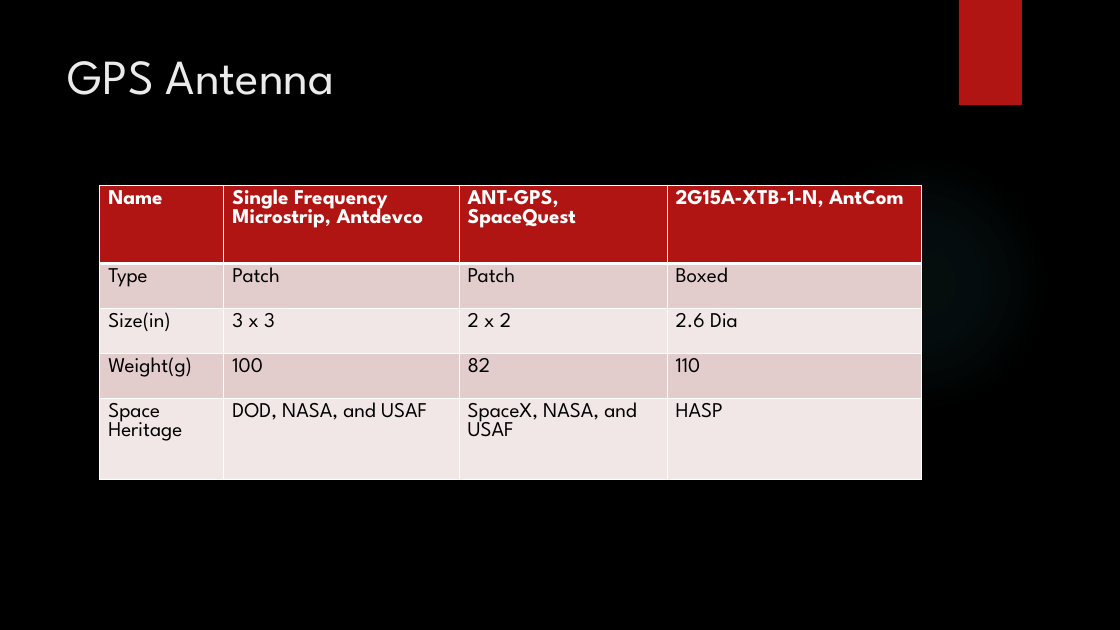
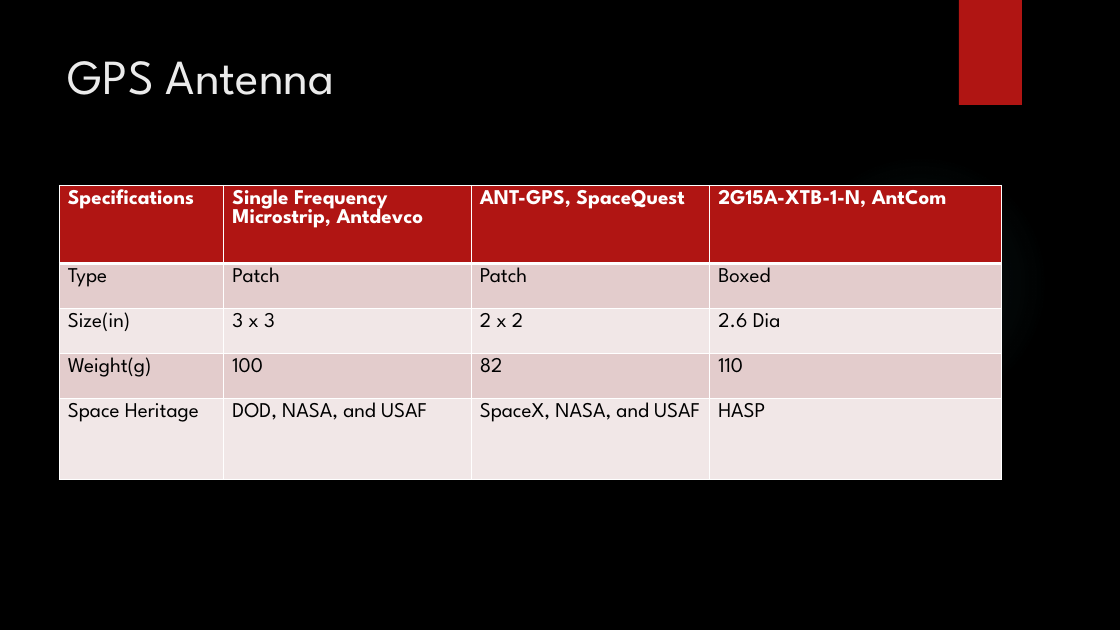
Before and after one commit to HASP-UMN/CubeSat, a slide deck: slide 9 of Presentations/PDR_Presentation.pptx. Drawn at 1120x630 pixels with LibreOffice and Linux fonts; fonts in the diff are those of the drawing; background and template pictures are left out. Boxes give left, top, right and bottom in pixels: in the first picture for what was removed or moved away, otherwise in the second. Text is boxed around its words. In the diff, an @@ line names an element or a change of style, - is before the commit and + after.

```diff
--- a/Presentations/PDR_Presentation.pptx
+++ b/Presentations/PDR_Presentation.pptx
@@ table at box(60, 186, 1003, 480) @@
-row 1, column 1: Name
+row 1, column 1: Specifications
@@ table: place and size @@
-table at box(100, 186, 923, 480)
+table at box(60, 186, 1003, 480)
```
Also in this commit, not shown: 4 other slides changed.
